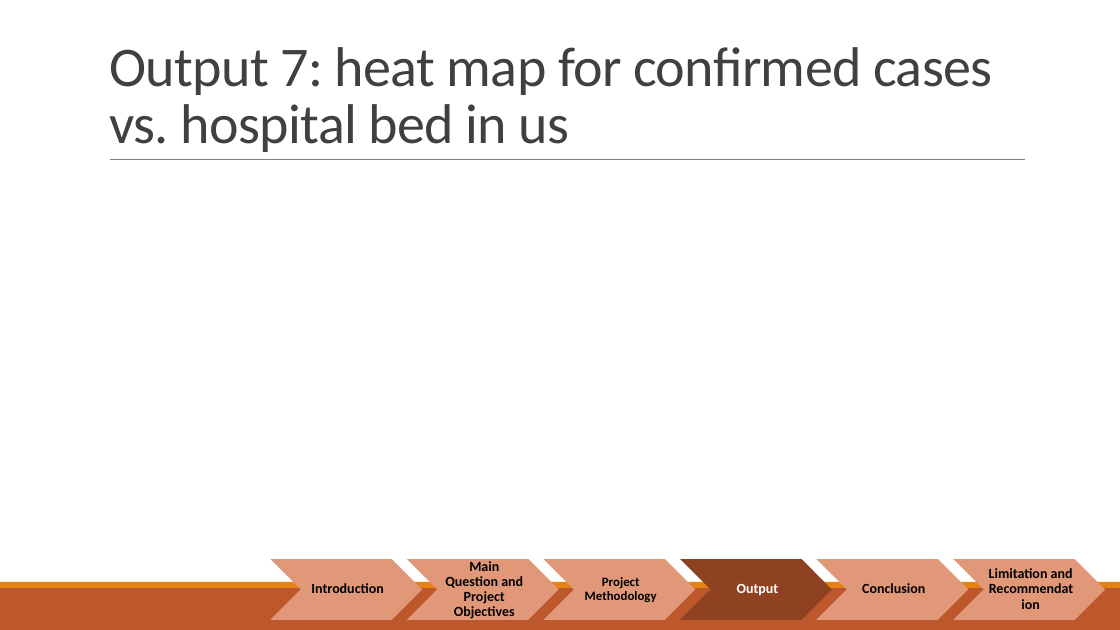
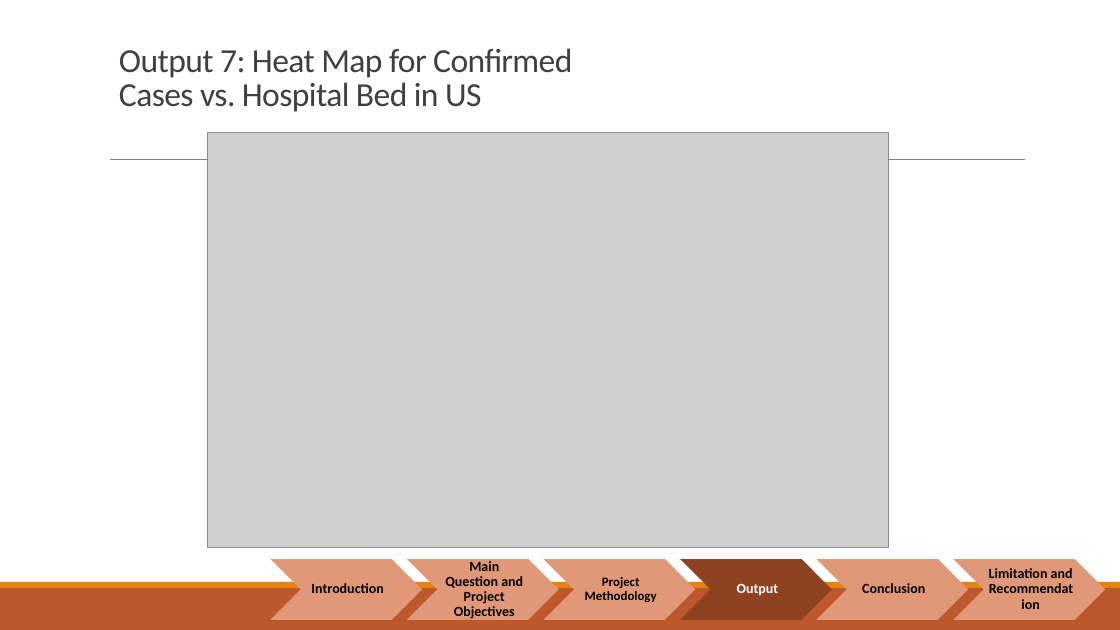
Before and after one commit to NormanGwinn/Project1_Group1, a slide deck: slide 12 of COVID-19-gini.pptx. Drawn at 1120x630 pixels with LibreOffice and Linux fonts; fonts in the diff are those of the drawing; grey boxes stand for pictures. Boxes give left, top, right and bottom in pixels: in the first picture for what was removed or moved away, otherwise in the second. Text is boxed around its words. In the diff, an @@ line names an element or a change of style, - is before the commit and + after.

```diff
--- a/COVID-19-gini.pptx
+++ b/COVID-19-gini.pptx
@@ title at (119,48,572,112): text changed; size 48 to 28.8 pt @@
-Output 7: heat map for confirmed cases vs. hospital bed in us
+Output 7: Heat Map for Confirmed
+Cases vs. Hospital Bed in US
@@ picture added at (208,132,889,547) @@
```
Also in this commit, not shown: 7 other slides changed.
